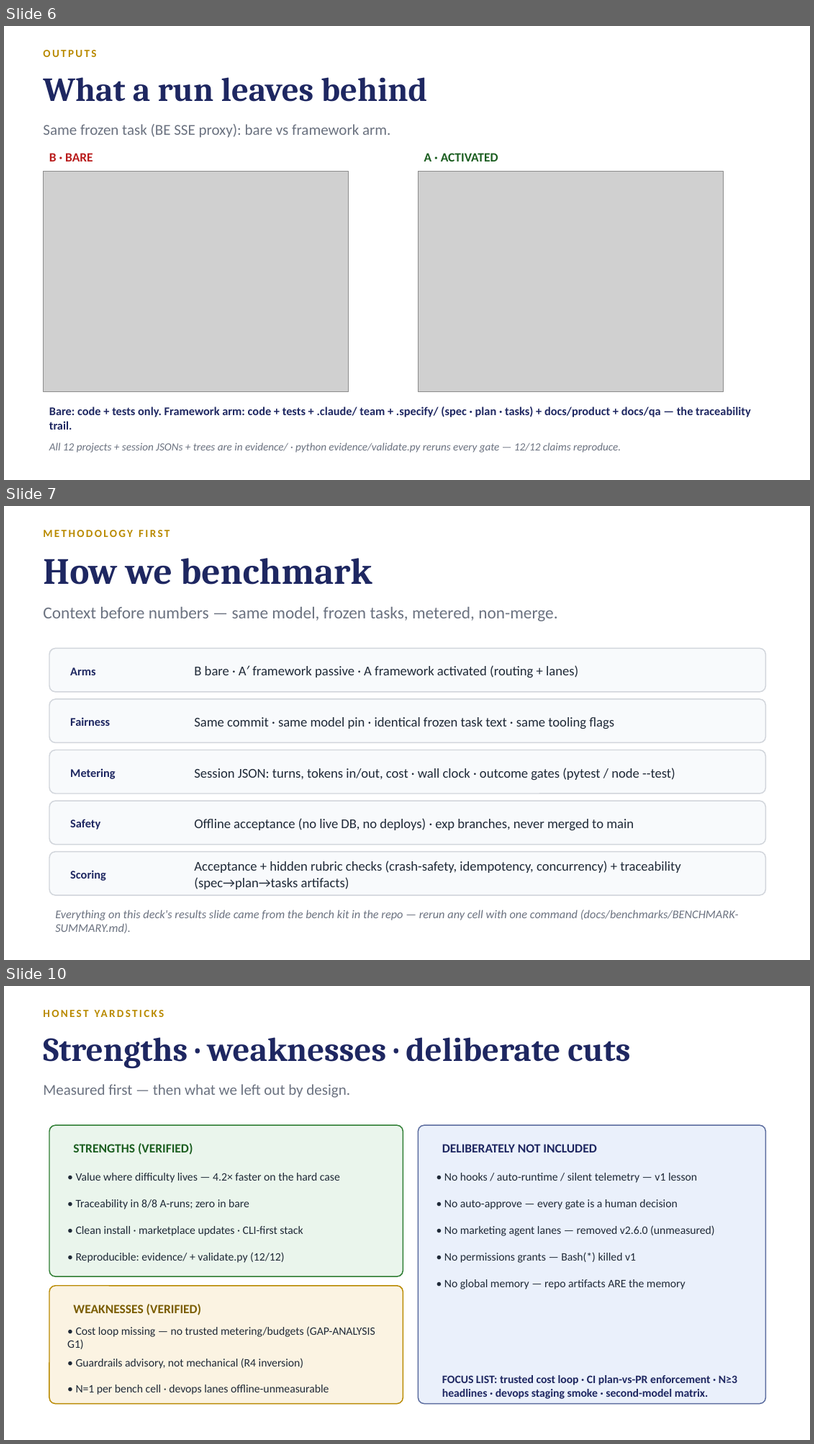
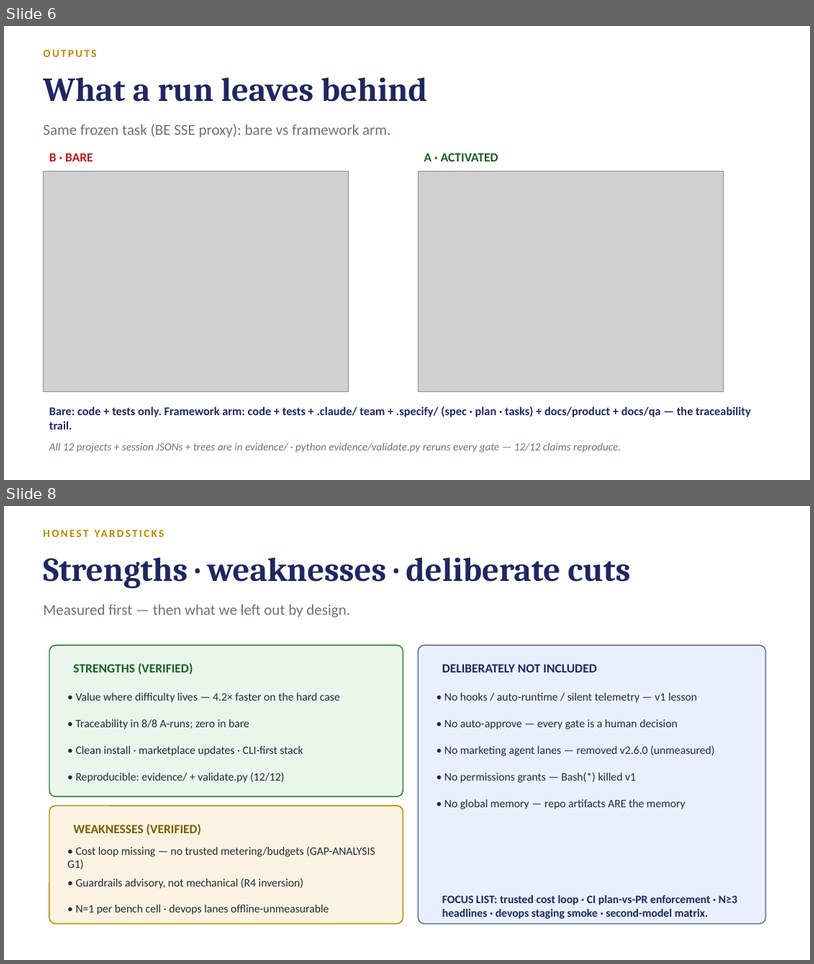
Before and after one commit to trac41799/claude-code-agentic-sdlc, a slide deck: docs/slides/Agentic-SDLC-Tech-Audience-COMPACT.pptx. Shown one above the other, each under a label of ours: slides 6, 7 and 10 before the commit, slides 6 and 8 after it; the slides between them are not shown. The pictures are 814x1444 and 814x964 pixels, drawn with LibreOffice and Linux fonts; fonts in the diff are those of the drawing; grey boxes stand for pictures. Boxes give left, top, right and bottom in pixels: in the first picture for what was removed or moved away, otherwise in the second. Text is boxed around its words. In the diff, an @@ line names an element or a change of style, - is before the commit and + after.

```diff
--- a/docs/slides/Agentic-SDLC-Tech-Audience-COMPACT.pptx
+++ b/docs/slides/Agentic-SDLC-Tech-Audience-COMPACT.pptx
@@ slide 7 removed at bbox=[4, 506, 810, 960], background #FFFFFF @@
@@ text removed at bbox=[43, 530, 170, 537] @@
-METHODOLOGY FIRST
@@ text removed at bbox=[43, 558, 372, 584] @@
-How we benchmark
@@ text removed at bbox=[43, 607, 558, 621] @@
-Context before numbers — same model, frozen tasks, metered, non-merge.
@@ rounded rectangle removed at bbox=[49, 648, 766, 692] @@
@@ text removed at bbox=[70, 667, 96, 675] @@
-Arms
@@ text removed at bbox=[194, 665, 579, 677] @@
-B bare · A′ framework passive · A framework activated (routing + lanes)
@@ rounded rectangle removed at bbox=[49, 699, 766, 743] @@
@@ text removed at bbox=[70, 717, 110, 726] @@
-Fairness
@@ text removed at bbox=[194, 717, 615, 728] @@
-Same commit · same model pin · identical frozen task text · same tooling flags
@@ rounded rectangle removed at bbox=[49, 750, 766, 793] @@
@@ text removed at bbox=[70, 768, 115, 779] @@
-Metering
@@ text removed at bbox=[194, 767, 676, 780] @@
-Session JSON: turns, tokens in/out, cost · wall clock · outcome gates (pytest / node --test)
@@ rounded rectangle removed at bbox=[49, 800, 766, 844] @@
@@ text removed at bbox=[70, 818, 100, 829] @@
-Safety
@@ text removed at bbox=[194, 818, 634, 830] @@
-Offline acceptance (no live DB, no deploys) · exp branches, never merged to main
@@ rounded rectangle removed at bbox=[49, 852, 766, 895] @@
@@ text removed at bbox=[70, 870, 106, 880] @@
-Scoring
@@ text removed at bbox=[194, 860, 681, 889] @@
-Acceptance + hidden rubric checks (crash-safety, idempotency, concurrency) + traceability (spec→plan→tasks artifacts)
@@ text removed at bbox=[55, 909, 739, 933] @@
-Everything on this deck's results slide came from the bench kit in the repo — rerun any cell with one command (docs/benchmarks/BENCHMARK-SUMMARY.md).
@@ what was slide 10 is now slide 8 @@
```
Also in this commit, not shown: 1 slide changed, 1 other slide removed, 3 other files.
